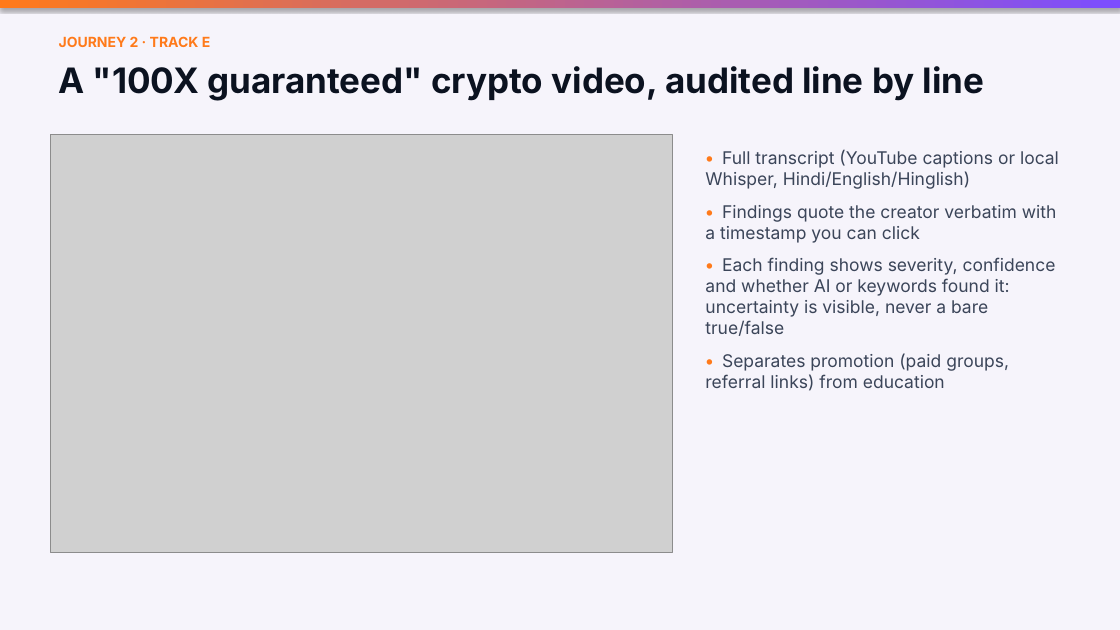
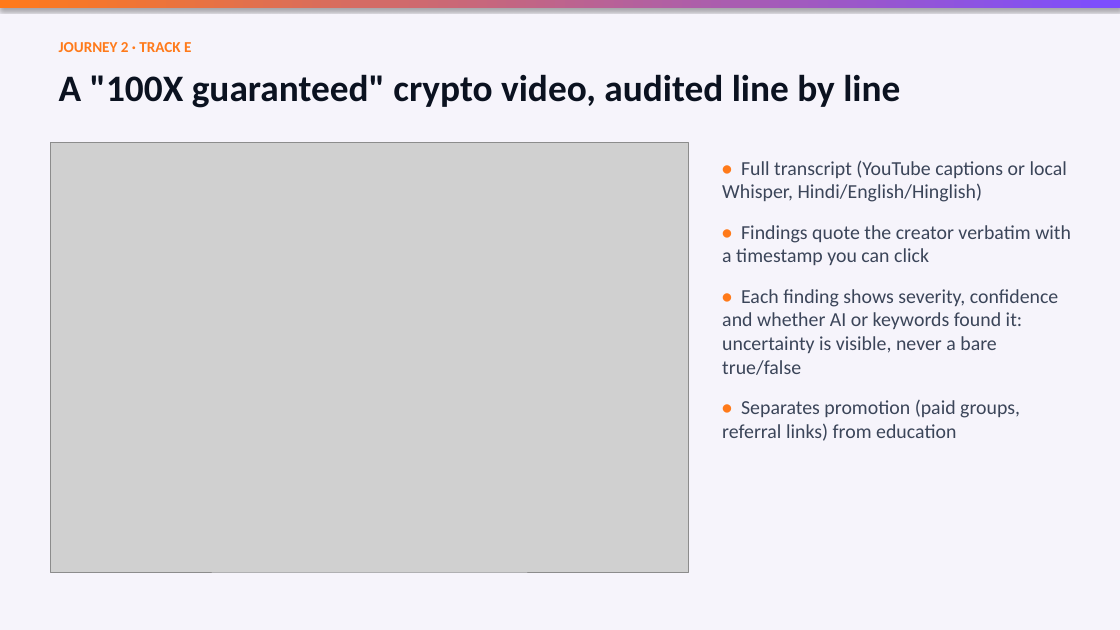
Before and after one commit to RudraPandit0504/nirikshak, a slide deck: slide 6 of presentation/Nirikshak.pptx. Drawn at 1120x630 pixels with LibreOffice and Linux fonts; fonts in the diff are those of the drawing; grey boxes stand for pictures. Boxes give left, top, right and bottom in pixels: in the first picture for what was removed or moved away, otherwise in the second. Text is boxed around its words. In the diff, an @@ line names an element or a change of style, - is before the commit and + after.

Commit message:
Deck: Calibri, fuller layouts, fresh screenshots and calibrated numbers

```diff
--- a/presentation/Nirikshak.pptx
+++ b/presentation/Nirikshak.pptx
@@ text "JOURNEY 2 · TRACK E" at (x1=59, y1=42, x2=191, y2=52): size 12 to 13 pt, font Inter to Calibri @@
@@ text "A "100X guaranteed" crypto video, ..." at (x1=59, y1=74, x2=900, y2=108): size 30 to 32 pt, font Inter to Calibri @@
@@ picture resized from (x1=50, y1=134, x2=672, y2=553) to (x1=50, y1=143, x2=689, y2=572) @@
@@ text "• Full transcript (YouTube captions ..." moved from (x1=705, y1=149, x2=1059, y2=391) to (x1=722, y1=160, x2=1071, y2=441) @@
@@ text "• Full transcript (YouTube captions ..." at (x1=722, y1=160, x2=1071, y2=441): size 15 to 17 pt, font Inter to Calibri; more space between paragraphs @@
```
Also in this commit, not shown: 13 other slides changed, 1 other file.
